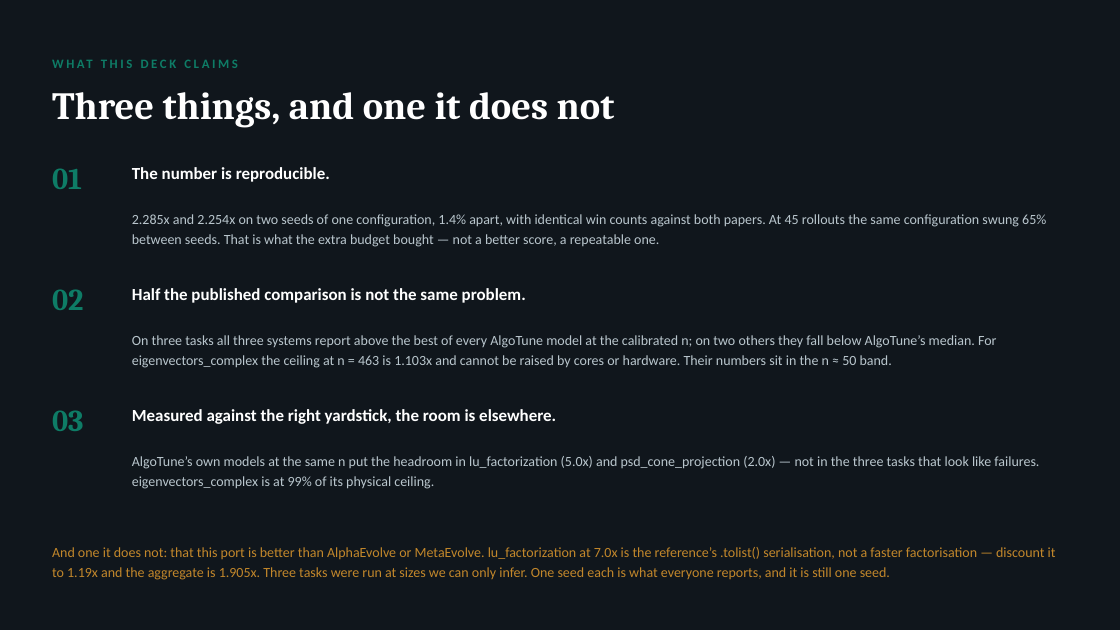
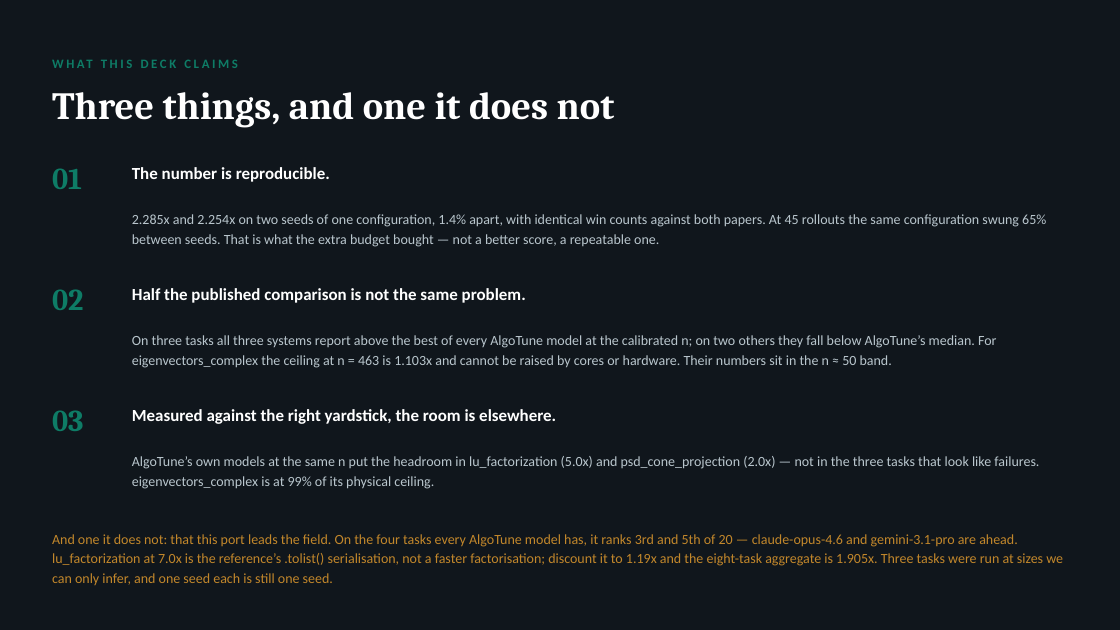
Before and after one commit to Birfy/agentdescent, a slide deck: slide 11 of bench/results/decks/algotune-eight-tasks.pptx. Drawn at 1120x630 pixels with LibreOffice and Linux fonts; fonts in the diff are those of the drawing. Boxes give left, top, right and bottom in pixels: in the first picture for what was removed or moved away, otherwise in the second. Text is boxed around its words. In the diff, an @@ line names an element or a change of style, - is before the commit and + after.

```diff
--- a/bench/results/decks/algotune-eight-tasks.pptx
+++ b/bench/results/decks/algotune-eight-tasks.pptx
@@ text at box(52, 534, 1063, 585): text changed @@
-And one it does not: that this port is better than AlphaEvolve or MetaEvolve. lu_factorization at 7.0x is the reference’s .tolist() serialisation, not a faster factorisation — discount it to 1.19x and the aggregate is 1.905x. Three tasks were run at sizes we can only infer. One seed each is what everyone reports, and it is still one seed.
+And one it does not: that this port leads the field. On the four tasks every AlgoTune model has, it ranks 3rd and 5th of 20 — claude-opus-4.6 and gemini-3.1-pro are ahead. lu_factorization at 7.0x is the reference’s .tolist() serialisation, not a faster factorisation; discount it to 1.19x and the eight-task aggregate is 1.905x. Three tasks were run at sizes we can only infer, and one seed each is still one seed.
```
Also in this commit, not shown: 1 other slide changed, 1 slide added, 1 slide removed, 2 other files.
